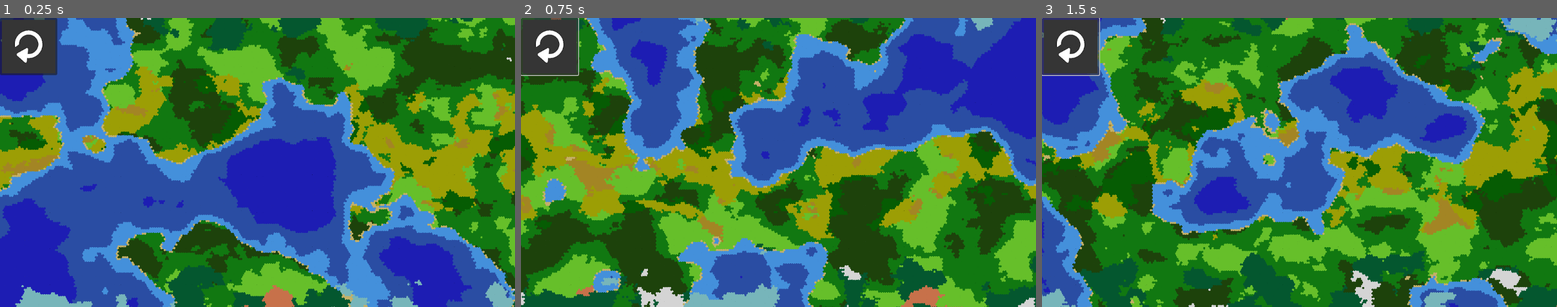
Above: before the commit, frames 1-3 (left to right).
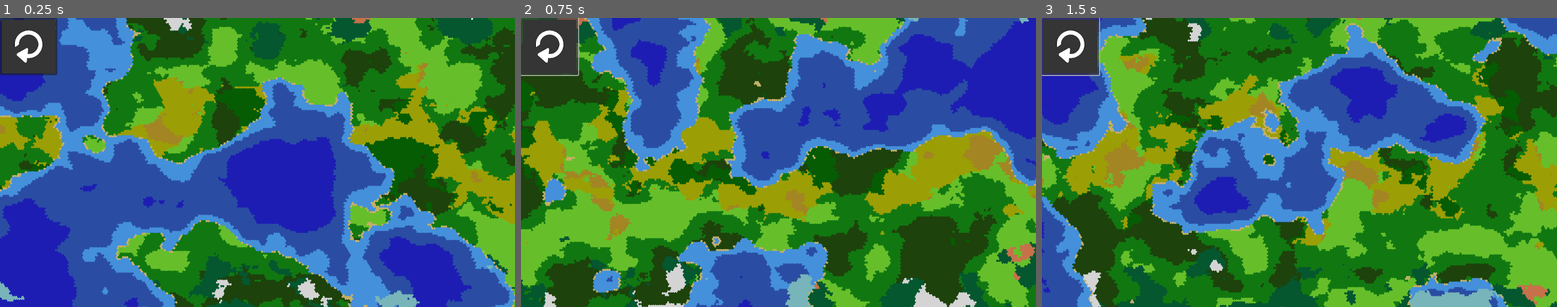
Above: after the commit, the same moments.

Repository: mopolita/ProceduralMap
Game: Godot game, scene res://main.tscn
Two runs of this game, one before a commit and one after it. Both use one fixed random seed, a clock stepped at 60 frames per second and the inputs below.
Inputs (mouse positions are in pixels of both pictures, inside the frame that each line leads up to):
- Up to frame 1 (0.25 s): no input
- Up to frame 2 (0.75 s): click (551, 46) at 0.5 s
- Up to frame 3 (1.5 s): tap Enter at 1.25 s; hold Right (ui_right) from 1.28 s (still down); hold P (print) from 1.28 s (still down)

The runs differ from the first frame. In frame 1, 40% of the frame differs, in the area x 0-100%, y 0-100%; in frame 2, 49%; in frame 3, 50%.

Commit message:
added and changed some stuff

Diff:
--- a/main.tscn
+++ b/main.tscn
@@ -13,9 +13,9 @@
 
 [node name="Ui" type="CanvasLayer" parent="."]
 
-[node name="ReloadButton" type="Button" parent="Ui"]
-offset_right = 128.0
-offset_bottom = 128.0
+[node name="ReloadButton2" type="Button" parent="Ui"]
+offset_right = 8.0
+offset_bottom = 8.0
 icon = ExtResource("4_tvj68")
 
-[connection signal="pressed" from="Ui/ReloadButton" to="." method="_on_reload_button_pressed"]
+[connection signal="pressed" from="Ui/ReloadButton2" to="." method="_on_reload_button_pressed"]
--- a/scripts/Perlin.gd
+++ b/scripts/Perlin.gd
@@ -6,8 +6,8 @@
 	var precipitation = FastNoiseLite.new()
 
 	set_noise(height, 0.01)
-	set_noise(temperature, 0.04)
-	set_noise(precipitation, 0.03)
+	set_noise(temperature, 0.035)
+	set_noise(precipitation, 0.025)
 
 	for row in range(grid_size.y):
 		for col in range(grid_size.x):
--- a/scripts/Tile.gd
+++ b/scripts/Tile.gd
@@ -1,4 +1,8 @@
 extends Area2D
+
+@export var canvas: CanvasLayer
+@export var hills: Texture2D
+@export var mountains: Texture2D
 
 var type: Enums.TerrainTypes
 var elevation: Enums.TerrainElevation
@@ -17,8 +21,10 @@
 		elevation = Enums.TerrainElevation.PLAIN
 	elif (height > 500 and height <= 1000):
 		elevation = Enums.TerrainElevation.HILL
+		hills.draw(canvas, Vector2.ZERO)
 	elif (height > 1000):
 		elevation = Enums.TerrainElevation.MOUNTAIN
+		mountains.draw(canvas, Vector2.ZERO)
 
 func set_type():
 	if (height <= 25):
--- a/tile.tscn
+++ b/tile.tscn
@@ -1,17 +1,25 @@
-[gd_scene load_steps=3 format=3 uid="uid://dq4oqp58rqb5n"]
+[gd_scene load_steps=5 format=3 uid="uid://dq4oqp58rqb5n"]
 
 [ext_resource type="Script" path="res://scripts/Tile.gd" id="1_rqux0"]
+[ext_resource type="Texture2D" uid="uid://ceabq8plngxrq" path="res://images/hills.png" id="2_b7b5y"]
 [ext_resource type="Texture2D" uid="uid://b2vsdn1srvq3p" path="res://images/Hexagon_no_borders.png" id="2_o2dyj"]
+[ext_resource type="Texture2D" uid="uid://4qs15k4shmgu" path="res://images/mountain.png" id="3_my8pq"]
 
-[node name="Tile" type="Area2D"]
+[node name="Tile" type="Area2D" node_paths=PackedStringArray("canvas")]
 scale = Vector2(0.1, 0.1)
 script = ExtResource("1_rqux0")
+canvas = NodePath("HeightLayer")
+hills = ExtResource("2_b7b5y")
+mountains = ExtResource("3_my8pq")
 metadata/_edit_group_ = true
 
+[node name="HeightLayer" type="CanvasLayer" parent="."]
+layer = 0
+
 [node name="CollisionPolygon2D" type="CollisionPolygon2D" parent="."]
-position = Vector2(0, -4)
-scale = Vector2(1, 1.35)
-polygon = PackedVector2Array(0, -19.2593, 26, -8.14815, 26, 14.0741, 0, 25.1852, -26, 14.0741, -26, -8.14815)
+position = Vector2(4.99999, -74.9997)
+scale = Vector2(9.97596, 11.8125)
+polygon = PackedVector2Array(-0.501204, -19.0477, 25.5614, -6.34924, 25.5614, 19.0476, -0.501204, 31.746, -26.5639, 19.0476, -26.5639, -6.34924)
 
 [node name="Sprite2D" type="Sprite2D" parent="."]
 texture = ExtResource("2_o2dyj")
Binary file added: images/hills.png
Binary file added: images/mountain.png
Not shown, changed: .gitignore
